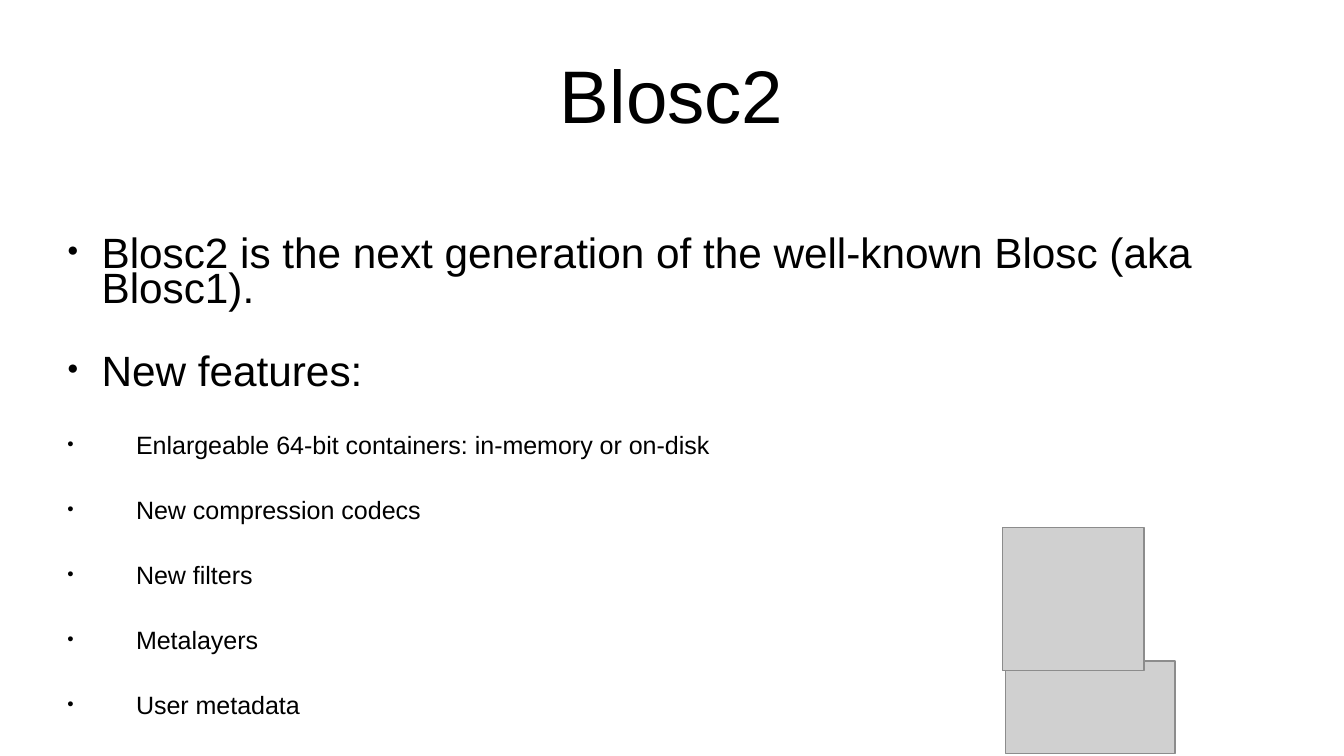
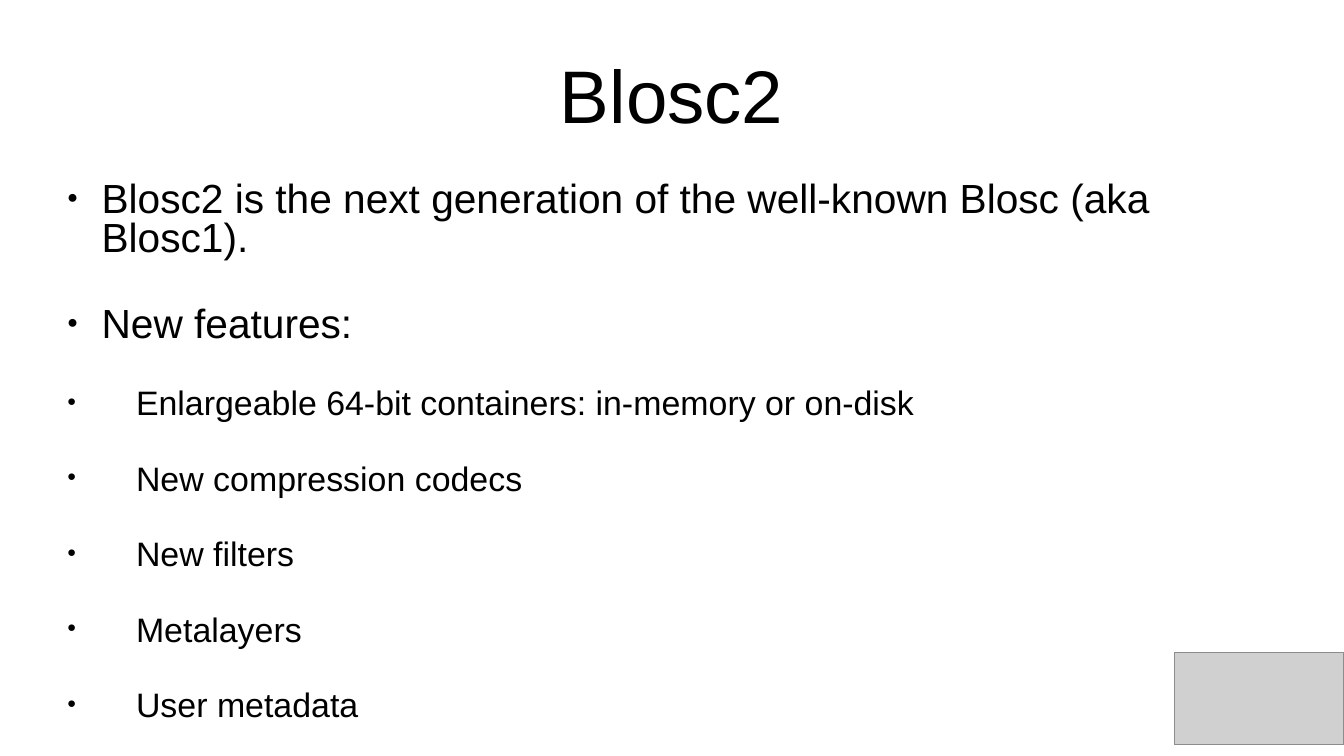
Before and after one commit to inaos/iron-array, a slide deck: slide 6 of decks/pyDataNyc2019.odp. Drawn at 1344x756 pixels with LibreOffice and Linux fonts; fonts in the diff are those of the drawing; grey boxes stand for pictures. Boxes give left, top, right and bottom in pixels: in the first picture for what was removed or moved away, otherwise in the second. Text is boxed around its words. In the diff, an @@ line names an element or a change of style, - is before the commit and + after.

Commit message:
More on the uniformization of the format

```diff
--- a/decks/pyDataNyc2019.odp
+++ b/decks/pyDataNyc2019.odp
@@ text "Blosc2 is the next generation ...": place and size @@
-text "Blosc2 is the next generation ..." at [102, 237, 1191, 655]
+text "Blosc2 is the next generation ..." at [102, 183, 1149, 718]
@@ text "Blosc2 is the next generation ..." at [102, 183, 1149, 718]: size 25 to 24 pt in "Blosc2 is the next generation of the ...", "New features:"; size 14.8 to 20 pt in "Enlargeable 64-bit containers: in-memory or on-disk", "New compression codecs", "New filters", "Metalayers" and 1 more places; line spacing 0.7 to 0.8; list level 3 to 1 in "Enlargeable 64-bit containers: in-memory or ..."; line spacing 0.6 to 0.7; list level 3 to 1 in "New compression codecs"; list level 3 to 1 in "New filters"; list level 3 to 1 in "Metalayers"; list level 3 to 1 in "User metadata" @@
@@ picture removed at [1003, 528, 1144, 672] @@
@@ picture: place and size @@
-picture at [1006, 661, 1176, 754]
+picture at [1174, 652, 1344, 745]
```
Also in this commit, not shown: 3 other slides changed.
